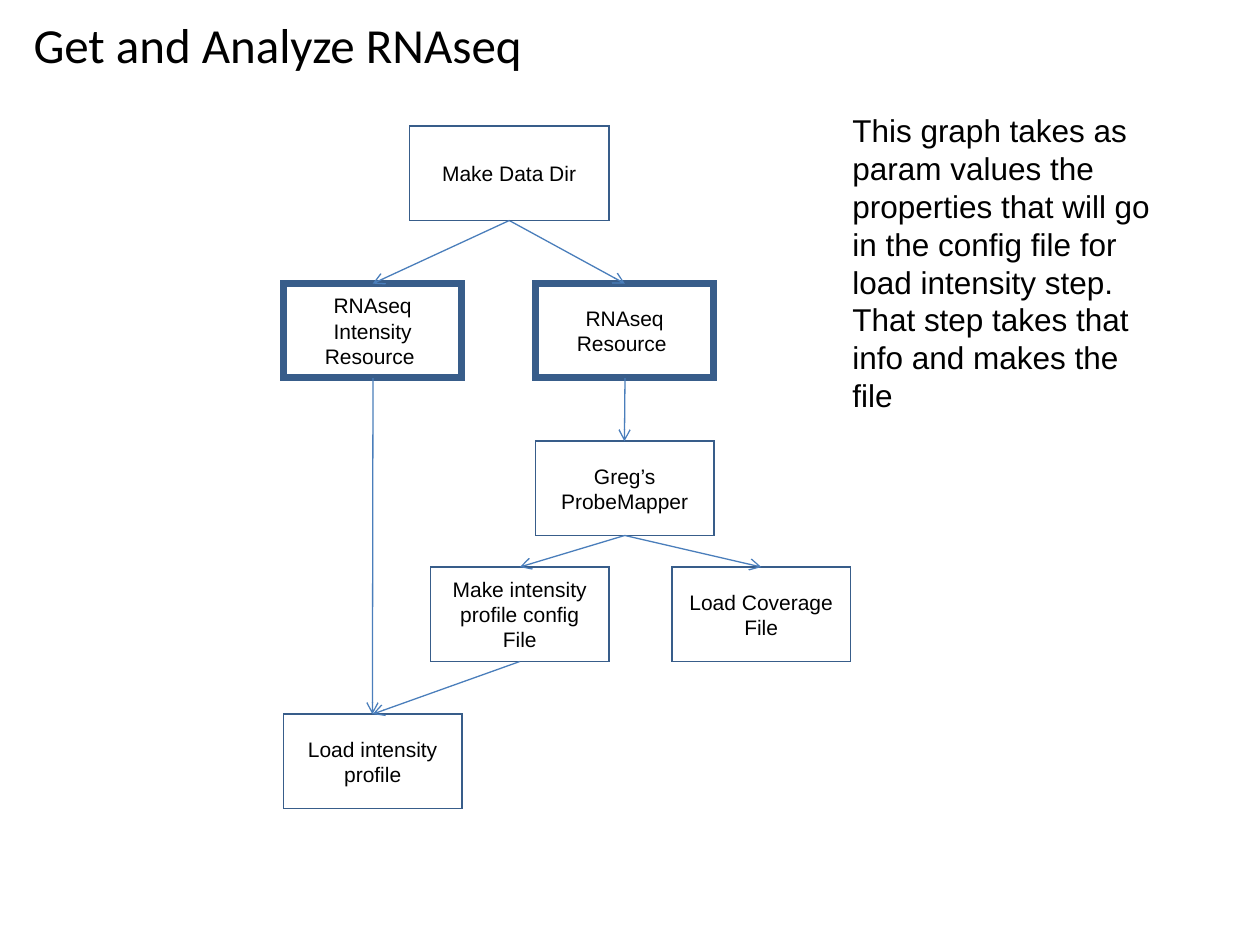
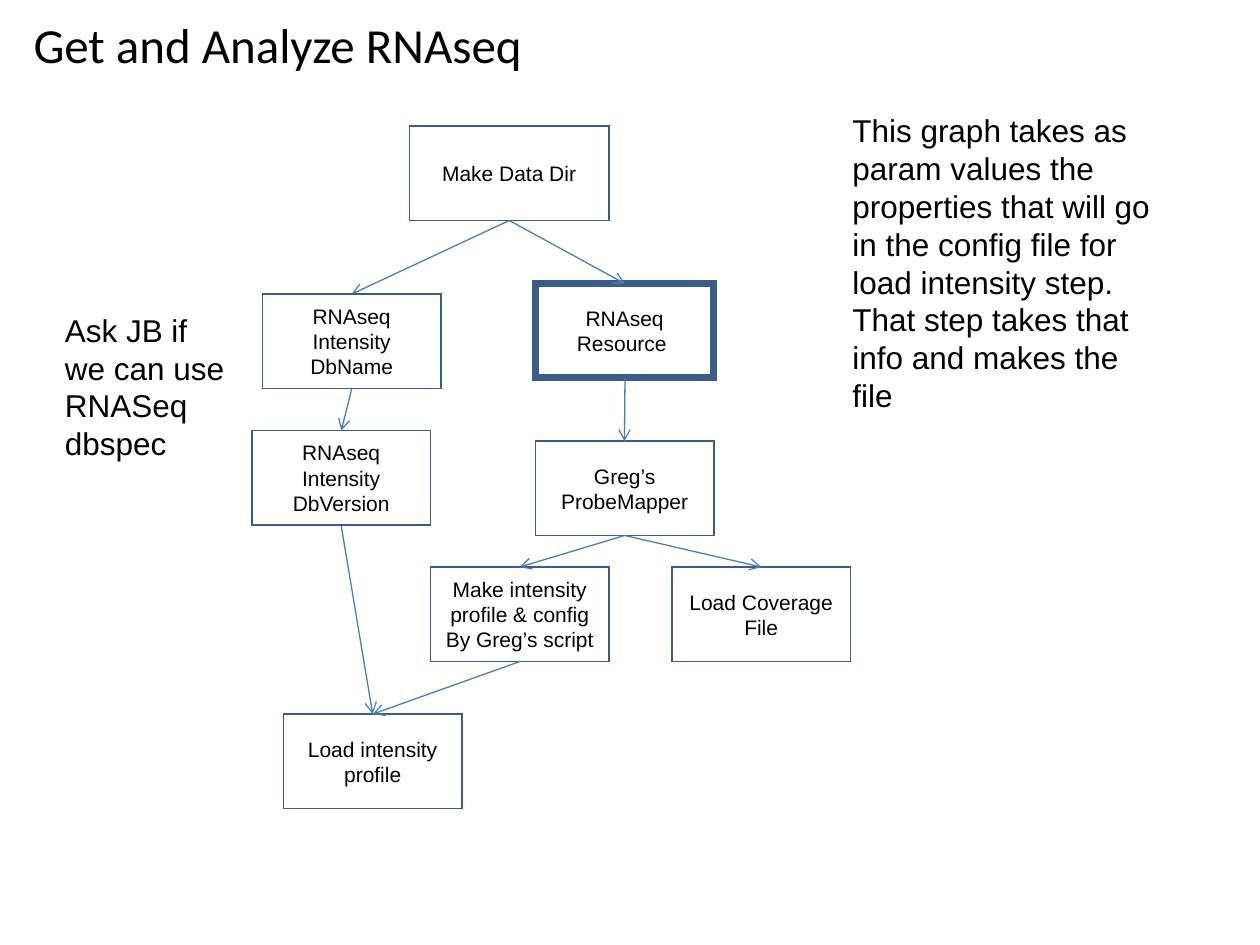
Before and after one commit to VEuPathDB/ApiCommonWorkflow, a slide deck: slide 45 of Main/doc/IntegratedWorkflow.ppt. Drawn at 1260x945 pixels with LibreOffice and Linux fonts; fonts in the diff are those of the drawing. Boxes give left, top, right and bottom in pixels: in the first picture for what was removed or moved away, otherwise in the second. Text is boxed around its words. In the diff, an @@ line names an element or a change of style, - is before the commit and + after.

```diff
--- a/Main/doc/IntegratedWorkflow.ppt
+++ b/Main/doc/IntegratedWorkflow.ppt
@@ arrow moved from (509, 220) - (373, 284) to (509, 220) - (352, 294) @@
@@ rectangle "RNAseq Intensity" moved from (x1=284, y1=284, x2=462, y2=378) to (x1=262, y1=294, x2=441, y2=388) @@
@@ rectangle "RNAseq Intensity" at (x1=262, y1=294, x2=441, y2=388): outline #385D8A 4 pt to #385D8A 0.99 pt @@
@@ text added at (x1=65, y1=319, x2=224, y2=461), 18 pt, text #000000 @@
+Ask JB if we can use RNASeq dbspec
@@ text in rectangle at (x1=310, y1=358, x2=393, y2=375): text changed @@
-Resource
+DbName
@@ arrow added from (352, 388) to (341, 431), #4A7EBB 0.74 pt @@
@@ rectangle added at (x1=252, y1=431, x2=431, y2=525), outline #385D8A 0.99 pt, 12 pt, text #000000 @@
+RNAseq Intensity
+DbVersion
@@ arrow moved from (373, 378) - (373, 714) to (341, 525) - (373, 714) @@
@@ text in rectangle at (x1=446, y1=581, x2=593, y2=652): text changed @@
-Make intensity profile config File
+Make intensity profile & config By Greg’s script
```
